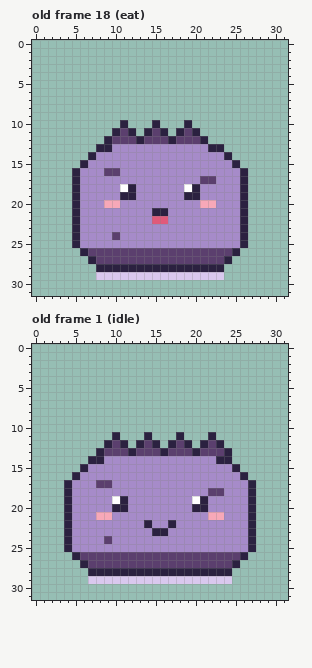
Edited in one commit: pixel-art file (art/characters/cave/pebblit.aseprite). Above, as it was before the edit.
32x32 pixels, 24 frames. Shown: old frame 18 (eat), old frame 1 (idle). The commit also changed other frames, which this record leaves out.
Now the later version:
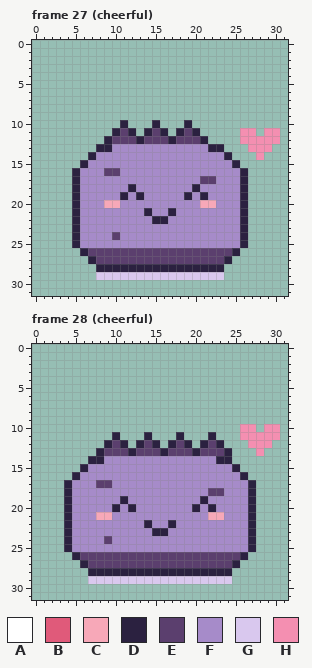
Palette (. is transparent): A #ffffff  B #e05a7a  C #f7a8b8  D #2b2140  E #5b3f6e  F #a68bc9  G #d9c8ee  H #f48fb1
A new or re-ordered frame is compared with the old frame closest to it.
The edit:
frames 24 -> 28
Frame 27 (cheerful) is new; against old frame 18 (eat), layer "pet":
Colour D replaces colour B in row 22 at x 15 to 16.
Colour D replaces colour F in row 19 at x 13 and 21; in row 21 at x 14 and 17.
Colour F replaces colour A in row 18 at x 11 and 19.
Colour F replaces colour D in row 19 at x 12 and 20; in row 21 at x 15 to 16.
Colour H is added in row 11 at x 26 to 27 and 29 to 30; in row 12 at x 26 to 30; in row 13 at x 27 to 29; in row 14 at x 28.
Frame 28 (cheerful) is new; against old frame 1 (idle), layer "pet":
Colour D replaces colour F in row 20 at x 12 and 22.
Colour F replaces colour A in row 19 at x 10 and 20.
Colour F replaces colour D in row 20 at x 11 and 21.
Colour H is added in row 10 at x 26 to 27 and 29 to 30; in row 11 at x 26 to 30; in row 12 at x 27 to 29; in row 13 at x 28.
Where, in picture pixels (left, top, right, bottom), the same in both pictures:
added: (240, 128, 280, 160)
changed: (120, 184, 208, 224)
added: (240, 424, 280, 456)
changed: (112, 496, 136, 512)
changed: (192, 496, 216, 512)
